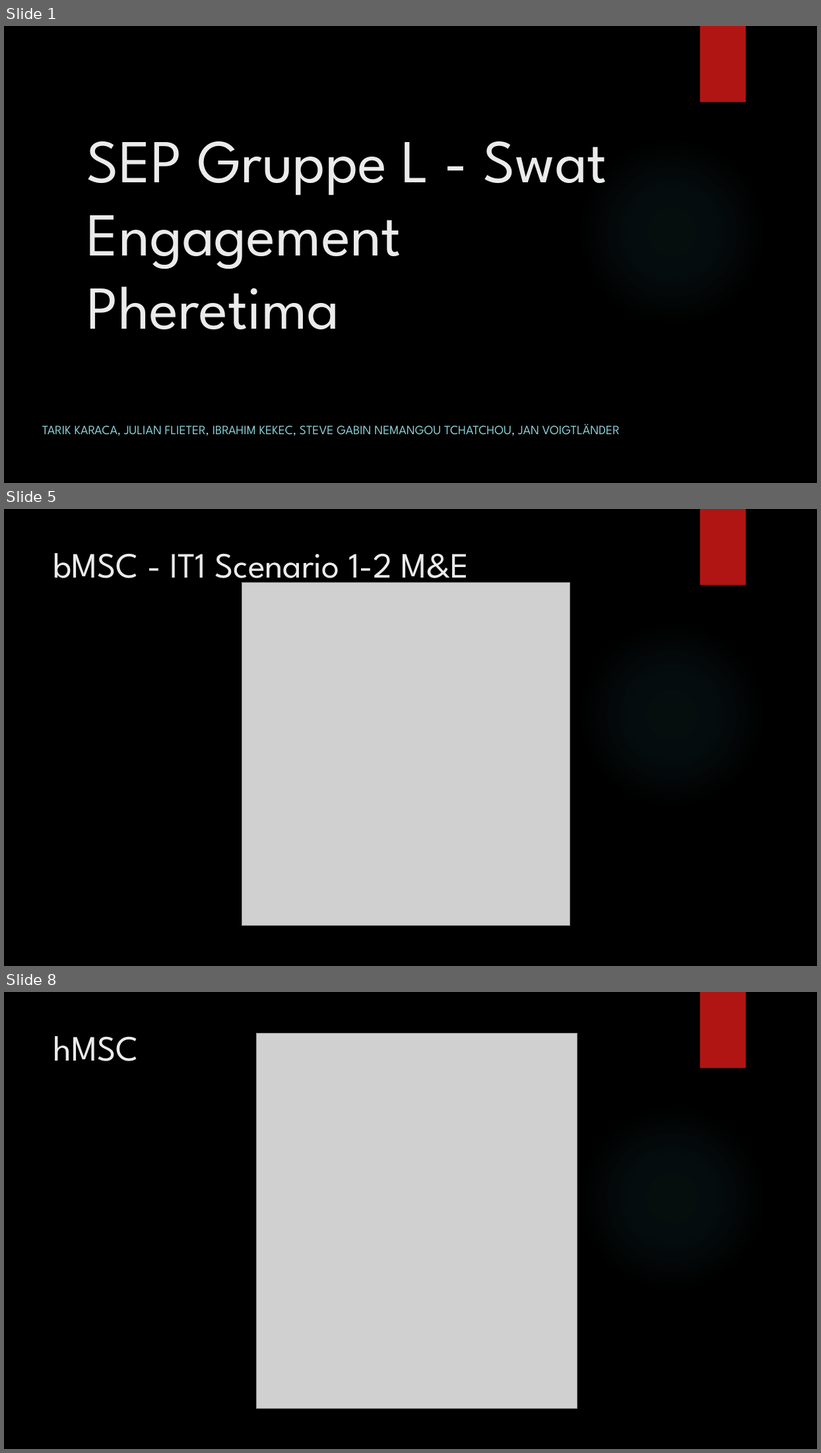
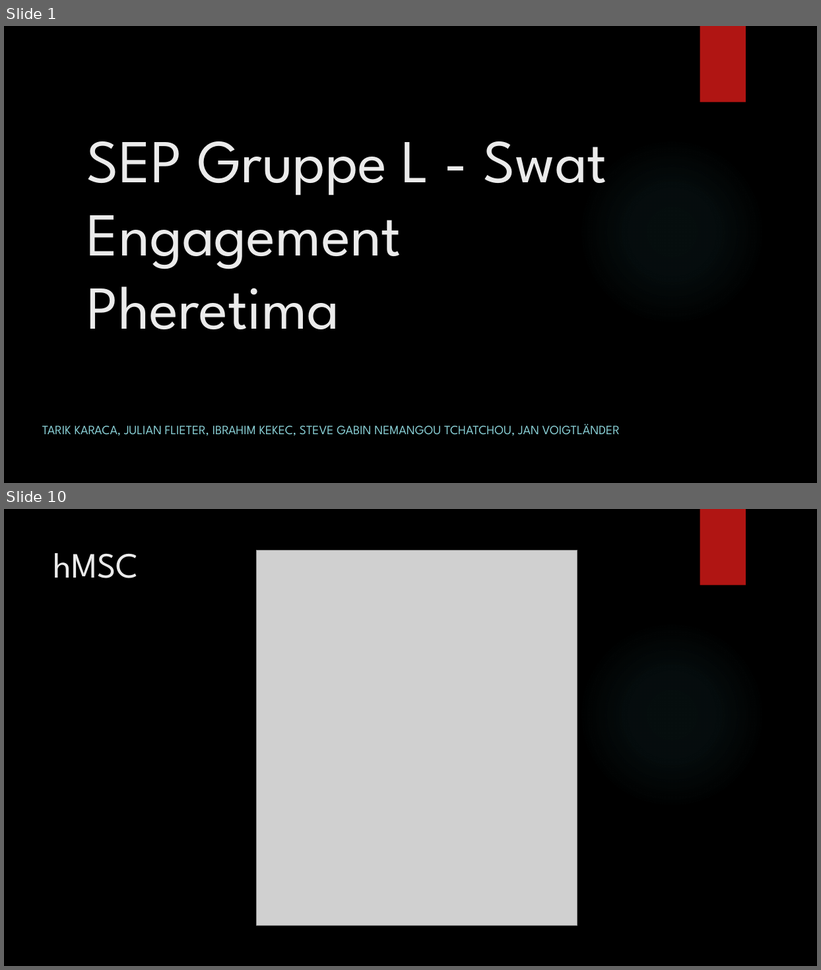
Before and after one commit to tarik2281/Swat_Engagement_Pheretima, a slide deck: Dokumentation/SEP Gruppe L - Swat Engagement Pheretima.pptx. Shown one above the other, each under a label of ours: slides 1, 5 and 8 before the commit, slides 1 and 10 after it; the slides between them are not shown. The pictures are 821x1453 and 821x970 pixels, drawn with LibreOffice and Linux fonts; fonts in the diff are those of the drawing; grey boxes stand for pictures; background and template pictures are left out. Boxes give left, top, right and bottom in pixels: in the first picture for what was removed or moved away, otherwise in the second. Text is boxed around its words. In the diff, an @@ line names an element or a change of style, - is before the commit and + after.

```diff
--- a/Dokumentation/SEP Gruppe L - Swat Engagement Pheretima.pptx
+++ b/Dokumentation/SEP Gruppe L - Swat Engagement Pheretima.pptx
@@ slide 5 removed at bbox=[4, 509, 817, 966], background picture (left out); not listed: 2 template elements that a slide beside it also shows @@
@@ title removed at bbox=[54, 553, 469, 588] @@
-bMSC - IT1 Scenario 1-2 M&E
@@ picture removed at bbox=[242, 583, 570, 925] @@
@@ what was slide 8 is now slide 10 @@
```
Also in this commit, not shown: 6 slides changed, 4 slides added, 1 other slide removed, 3 other files.
